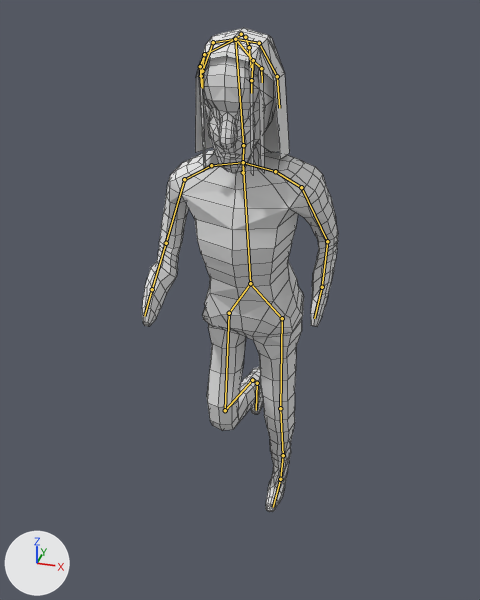
The Blender file blend/metaleiro.blend as it was, and as the next commit left it.
Before and after are seen from a 50 mm lens placed at (9.3, -32.8, 37.2), pointed at (-0.9, 3.3, 17.4). Lighting does not change. The marker at lower left points along +X, +Y and +Z. Both versions are drawn at the pose saved in each file; the numbers are the values there. The bones that bend it are drawn over the model as lines. Mesh edges are drawn as thin lines.

Objects in the first picture: 'Head'.
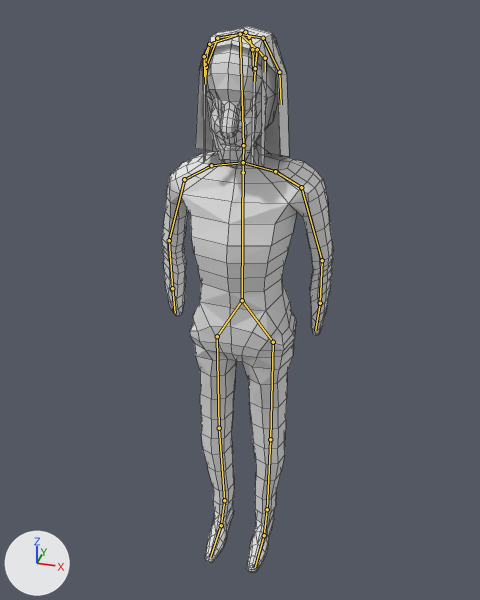
Location of each change, [x1, y1, x2, y2] in pixels of the pictures (480 x 600 px):
```json
{"object": "Head", "change": "posed", "before": [142, 28, 338, 512], "after": [162, 26, 333, 573], "on screen": "13% narrower, 13% taller"}
{"bone": "arm_right_2", "before": "(184, 179) to (166, 243)", "after": "(184, 179) to (169, 240)"}
{"bone": "arm_right_3", "before": "(166, 243) to (152, 289)", "after": "(169, 240) to (172, 288)"}
{"bone": "arm_left_2", "before": "(301, 187) to (327, 241)", "after": "(301, 187) to (322, 260)"}
{"bone": "arm_left_3", "before": "(327, 241) to (322, 287)", "after": "(322, 260) to (320, 303)"}
{"bone": "tronco", "before": "(243, 162) to (250, 283)", "after": "(243, 162) to (242, 300)"}
{"bone": "coxa_right", "before": "(229, 313) to (225, 410)", "after": "(217, 336) to (219, 428)"}
{"bone": "leg_right", "before": "(225, 410) to (252, 380)", "after": "(219, 428) to (224, 500)"}
{"bone": "coxa_left", "before": "(282, 318) to (280, 408)", "after": "(273, 342) to (270, 439)"}
{"bone": "leg_left", "before": "(280, 408) to (283, 455)", "after": "(270, 439) to (267, 509)"}
{"bone": "calcanhar_left", "before": "(283, 455) to (280, 479)", "after": "(267, 509) to (264, 535)"}
{"bone": "head", "before": "(243, 145) to (235, 39)", "after": "(243, 145) to (240, 34)"}
```

Scene script edits in JSON lines:
```json
{"block": "bone_arm_right_2", "where": "bone_arm_right_2 = bpy.data.objects['Armature'].pose.bones['arm_right_2']  # child of 'arm_right_1'"}
{"op": "set", "path": "bone_arm_right_2.rotation_quaternion", "old": "(0.998, 0.058, 0.017, 0.0)", "new": "(1.0, 0.0, 0.0, 0.0)", "note": "degrees (7, 2, 0) -> degrees (0, 0, 0)"}
{"block": "bone_arm_right_3", "where": "bone_arm_right_3 = bpy.data.objects['Armature'].pose.bones['arm_right_3']  # child of 'arm_right_2'"}
{"op": "set", "path": "bone_arm_right_3.rotation_quaternion", "old": "(0.908, 0.42, -0.011, 0.0)", "new": "(1.0, 0.0, 0.0, 0.0)", "note": "degrees (50, -1, -1) -> degrees (0, 0, 0)"}
{"block": "bone_arm_left_2", "where": "bone_arm_left_2 = bpy.data.objects['Armature'].pose.bones['arm_left_2']  # child of 'arm_left_1'"}
{"op": "set", "path": "bone_arm_left_2.rotation_quaternion", "old": "(0.974, -0.216, 0.07, 0.0)", "new": "(1.0, 0.0, 0.0, 0.0)", "note": "degrees (-25, 8, -2) -> degrees (0, 0, 0)"}
{"block": "bone_arm_left_3", "where": "bone_arm_left_3 = bpy.data.objects['Armature'].pose.bones['arm_left_3']  # child of 'arm_left_2'"}
{"op": "set", "path": "bone_arm_left_3.rotation_quaternion", "old": "(0.87, 0.493, -0.006, 0.0)", "new": "(1.0, 0.0, 0.0, 0.0)", "note": "degrees (59, -1, 0) -> degrees (0, 0, 0)"}
{"block": "bone_tronco", "where": "bone_tronco = bpy.data.objects['Armature'].pose.bones['tronco']  # child of 'Bone'"}
{"op": "set", "path": "bone_tronco.rotation_quaternion", "old": "(0.993, -0.115, -0.001, 0.0)", "new": "(1.0, 0.0, 0.0, 0.0)", "note": "degrees (-13, 0, 0) -> degrees (0, 0, 0)"}
{"block": "bone_coxa_right", "where": "bone_coxa_right = bpy.data.objects['Armature'].pose.bones['coxa_right']  # child of 'bacia_right'"}
{"op": "set", "path": "bone_coxa_right.rotation_quaternion", "old": "(0.981, 0.193, 0.0, 0.0)", "new": "(1.0, 0.0, 0.0, 0.0)", "note": "degrees (22, 0, 0) -> degrees (0, 0, 0)"}
{"block": "bone_leg_right", "where": "bone_leg_right = bpy.data.objects['Armature'].pose.bones['leg_right']  # child of 'coxa_right'"}
{"op": "set", "path": "bone_leg_right.rotation_quaternion", "old": "(0.737, -0.675, 0.033, 0.0)", "new": "(1.0, 0.0, 0.0, 0.0)", "note": "degrees (-85, 3, -3) -> degrees (0, 0, 0)"}
{"block": "bone_coxa_left", "where": "bone_coxa_left = bpy.data.objects['Armature'].pose.bones['coxa_left']  # child of 'bacia_left'"}
{"op": "set", "path": "bone_coxa_left.rotation_quaternion", "old": "(0.997, 0.079, 0.0, 0.0)", "new": "(1.0, 0.0, 0.0, 0.0)", "note": "degrees (9, 0, 0) -> degrees (0, 0, 0)"}
{"block": "bone_leg_left", "where": "bone_leg_left = bpy.data.objects['Armature'].pose.bones['leg_left']  # child of 'coxa_left'"}
{"op": "set", "path": "bone_leg_left.rotation_quaternion", "old": "(0.991, -0.13, -0.002, 0.0)", "new": "(1.0, 0.0, 0.0, 0.0)", "note": "degrees (-15, 0, 0) -> degrees (0, 0, 0)"}
{"block": "bone_calcanhar_left", "where": "bone_calcanhar_left = bpy.data.objects['Armature'].pose.bones['calcanhar_left']  # child of 'leg_left'"}
{"op": "set", "path": "bone_calcanhar_left.rotation_quaternion", "old": "(0.99, -0.141, 0.0, 0.0)", "new": "(1.0, 0.0, 0.0, 0.0)", "note": "degrees (-16, 0, 0) -> degrees (0, 0, 0)"}
{"block": "bone_head", "where": "bone_head = bpy.data.objects['Armature'].pose.bones['head']  # child of 'neck'"}
{"op": "set", "path": "bone_head.rotation_quaternion", "old": "(0.997, 0.071, 0.0, 0.0)", "new": "(1.0, 0.0, 0.0, 0.0)", "note": "degrees (8, 0, 0) -> degrees (0, 0, 0)"}
```
